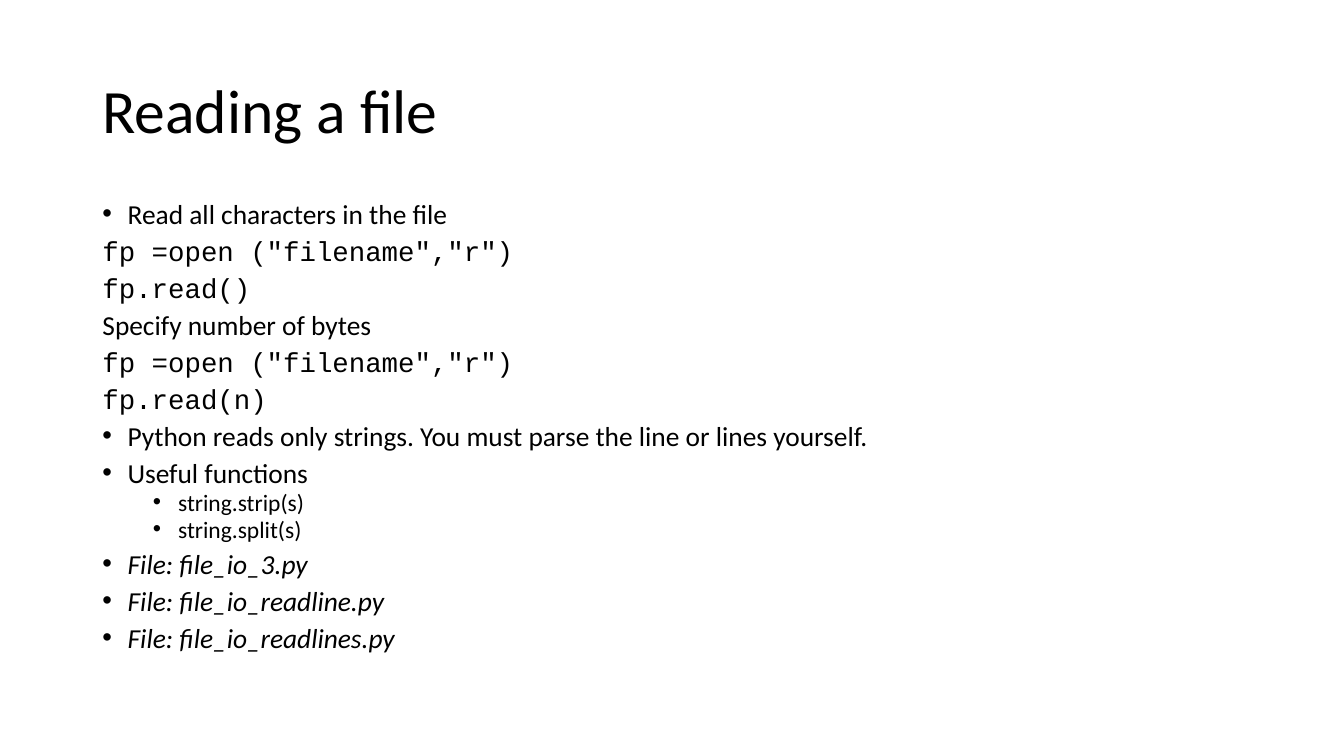
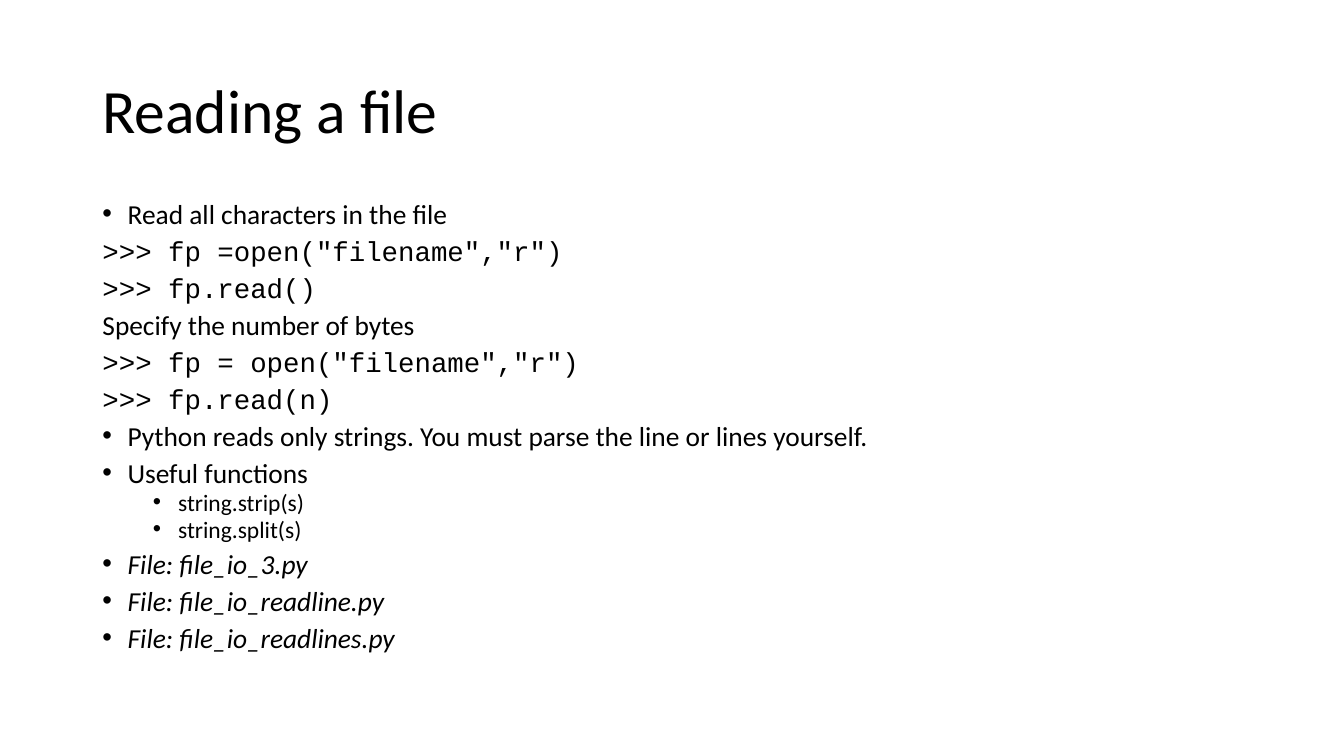
Before and after one commit to moravveji/python_intro_training, a slide deck: slide 33 of slides-pptx/09-Python_intro-io.pptx. Drawn at 1344x756 pixels with LibreOffice and Linux fonts; fonts in the diff are those of the drawing. Boxes give left, top, right and bottom in pixels: in the first picture for what was removed or moved away, otherwise in the second. Text is boxed around its words. In the diff, an @@ line names an element or a change of style, - is before the commit and + after.

```diff
--- a/slides-pptx/09-Python_intro-io.pptx
+++ b/slides-pptx/09-Python_intro-io.pptx
@@ text at (102,242,579,415): text changed @@
-fp =open ("filename","r")
-fp.read()
-Specify number of bytes
-fp =open ("filename","r")
-fp.read(n)
+>>> fp =open("filename","r")
+>>> fp.read()
+Specify the number of bytes
+>>> fp = open("filename","r")
+>>> fp.read(n)
```
Also in this commit, not shown: 9 other slides changed, 3 other files.
